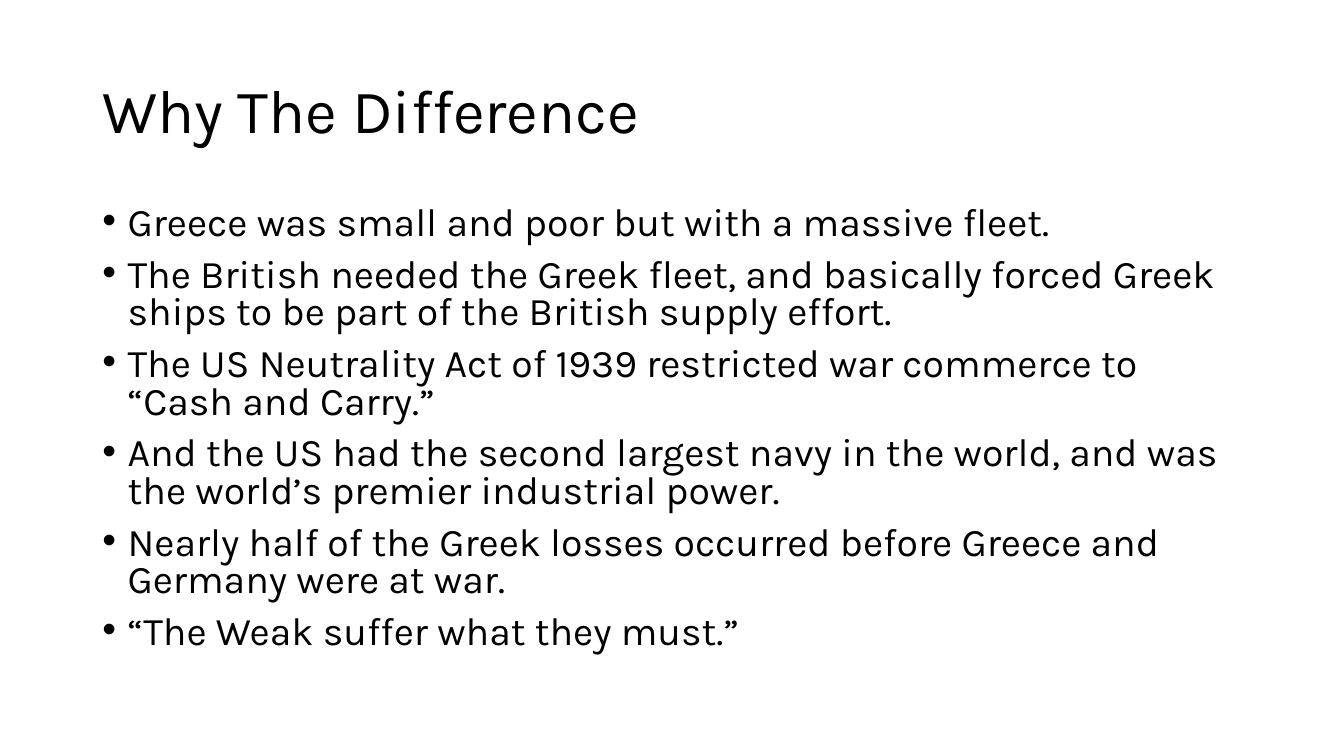
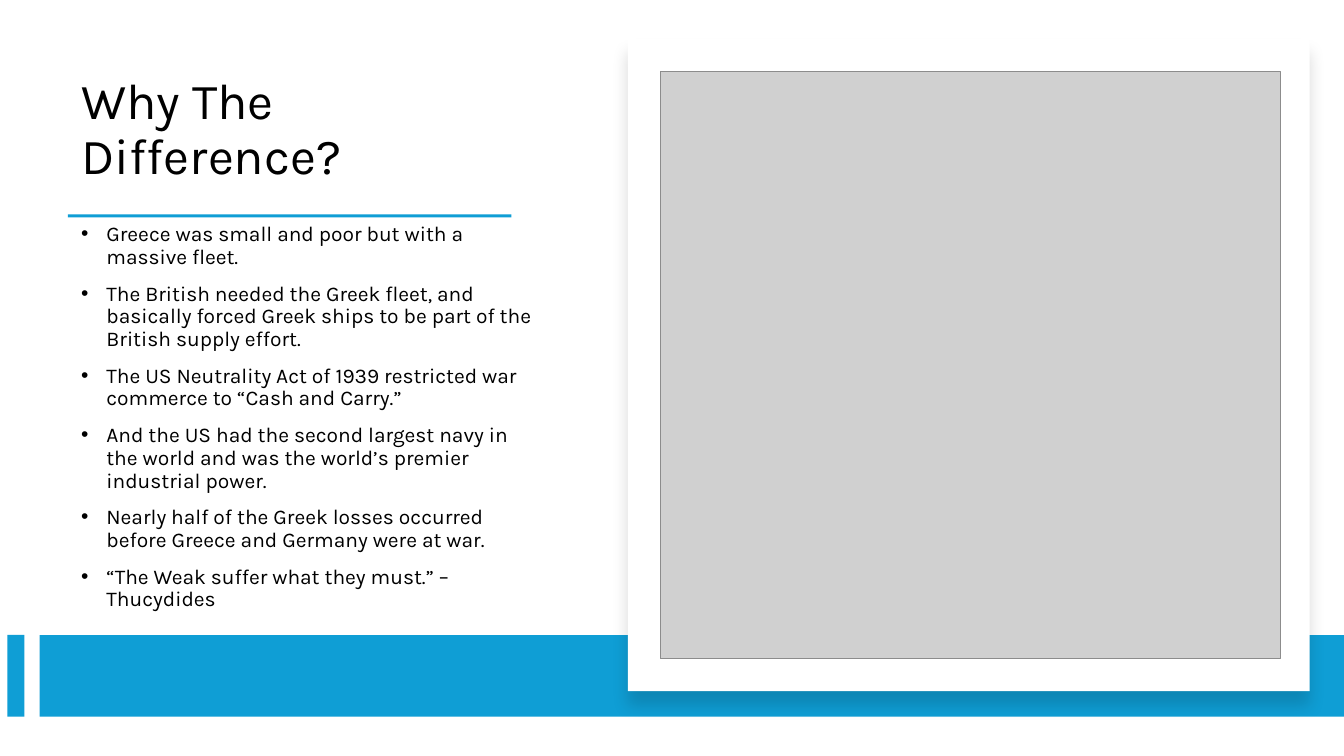
Before and after one commit to Balkanizater/Greek_Ships, a slide deck: slide 6 of 8520 Final Presentation.pptx (slide 7 before the commit). Drawn at 1344x756 pixels with LibreOffice and Linux fonts; fonts in the diff are those of the drawing; grey boxes stand for pictures. Boxes give left, top, right and bottom in pixels: in the first picture for what was removed or moved away, otherwise in the second. Text is boxed around its words. In the diff, an @@ line names an element or a change of style, - is before the commit and + after.

```diff
--- a/8520 Final Presentation.pptx
+++ b/8520 Final Presentation.pptx
@@ title "Why The Difference?" at (81,84,341,175): vertical alignment middle to bottom @@
@@ rectangle added at (628,39,1310,692), fill #FFFFFF @@
@@ title at (81,84,341,175): text changed; size 44 to 36 pt @@
-Why The Difference
+Why The Difference?
@@ picture added at (660,72,1280,658) @@
@@ rectangle added at (68,215,511,218), fill #0F9ED5 @@
@@ text "Greece was small and poor ...": place and size @@
-text "Greece was small and poor ..." at (128,209,1218,655)
+text "Greece was small and poor ..." at (106,226,531,611)
@@ text "Greece was small and poor ..." at (106,226,531,611): vertical alignment top to middle @@
@@ text at (106,226,531,552): size 28 to 15 pt in "Greece was small and poor but with ...", "The British needed the Greek fleet, and ...", "The US Neutrality Act of 1939 restricted ...", "Nearly half of the Greek losses occurred ..."; line spacing 0.8 to 0.9 @@
@@ text at (106,427,508,493): text changed; size 28 to 15 pt @@
-• And the US had the second largest navy in the world, and was the world’s premier industrial power.
+• And the US had the second largest navy in the world and was the world’s premier industrial power.
@@ text at (106,569,434,611): text changed; size 28 to 15 pt @@
-• “The Weak suffer what they must.”
+• “The Weak suffer what they must.” –Thucydides
@@ rectangle added at (7,635,24,717), fill #0F9ED5 @@
@@ rectangle added at (40,636,1344,717), fill #0F9ED5 @@
```
Also in this commit, not shown: 2 other slides changed, 1 slide removed, 1 other file.
